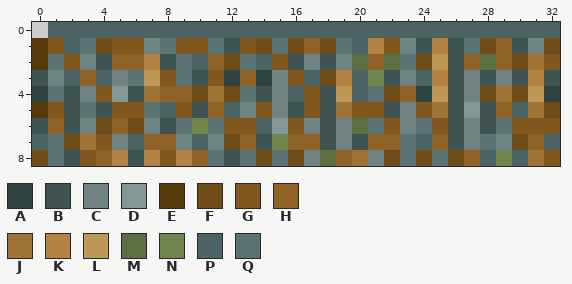
Two states of a pixel-art sprite, objects/rct2/scenery_wall/rct2.scenery_wall.wallrs8/images/4.png. The first picture shows the starting point.
The file is 33x9 pixels.
Palette (. is transparent): A #2f4343  B #3f5353  C #6f8383  D #839797  E #573b0b  F #6f4b17  G #7f571f  H #8f6327  J #9f7333  K #b38343  L #bf9757  M #5b6f43  N #6f874f  P #4b6363  Q #5b7373
Pixels before, first column x 0:
0 .PPPPPPPPPPPPPPPPPPPPPPPPPPPPPPPP
1 EGPQFGGCQGGQBGFQFHFQPKGCBKBQFHBCF
2 EQGCBHHKBQPHFQPGBCBCMHMQFLBHMHFJG
3 BCPHPCQLGQBGAHACGPFKPNBCPKBCBCBKB
4 AQBCGDBJHHFJFQBCPGBLPQFHALBCFJFLA
5 EGBQBGGQPGBHPCGCBGBJGGBCGJBDBHPJF
6 BHBCFHFCBQNQGGPDGCBCMQGCQGBCBQGGG
7 PQFJGCPHHCPCFHBNHHBCBHHQPHBCQCFHP
8 FQBGHKBKGKHQBQFQFCMHJCFQFQFHPNPJG
New version:
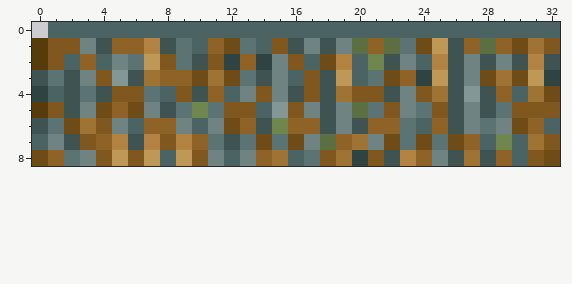
Change:
Changed rows in their new state; - is an unchanged pixel.
first column x 1:
1 -GCBHHKBQPHFQPGBCBCMHMQFL-HM-FJG
2 GPHPCQLG-BGAHACGPFKPNBCPK-CBCBKB
3 QBCGDBJHHFJFQB-PGBL-QFHAL--FJFLA
4 P-QBGGQPGBHPCG-B--JGGBCGJ-DBHPJF
5 --CFHFCBQNQGGPDGC-CMQG-QG-C-QGGG
6 QFJGCPHHCPCFHBNHH--BHHQPH--QCFHP
7 CBGHKBKGKHQBQFQFCMHJCF-FQFHPNPJG
8 HQCGLGLPLGCPCHJPQGJAGBKHCBJBH-GF
